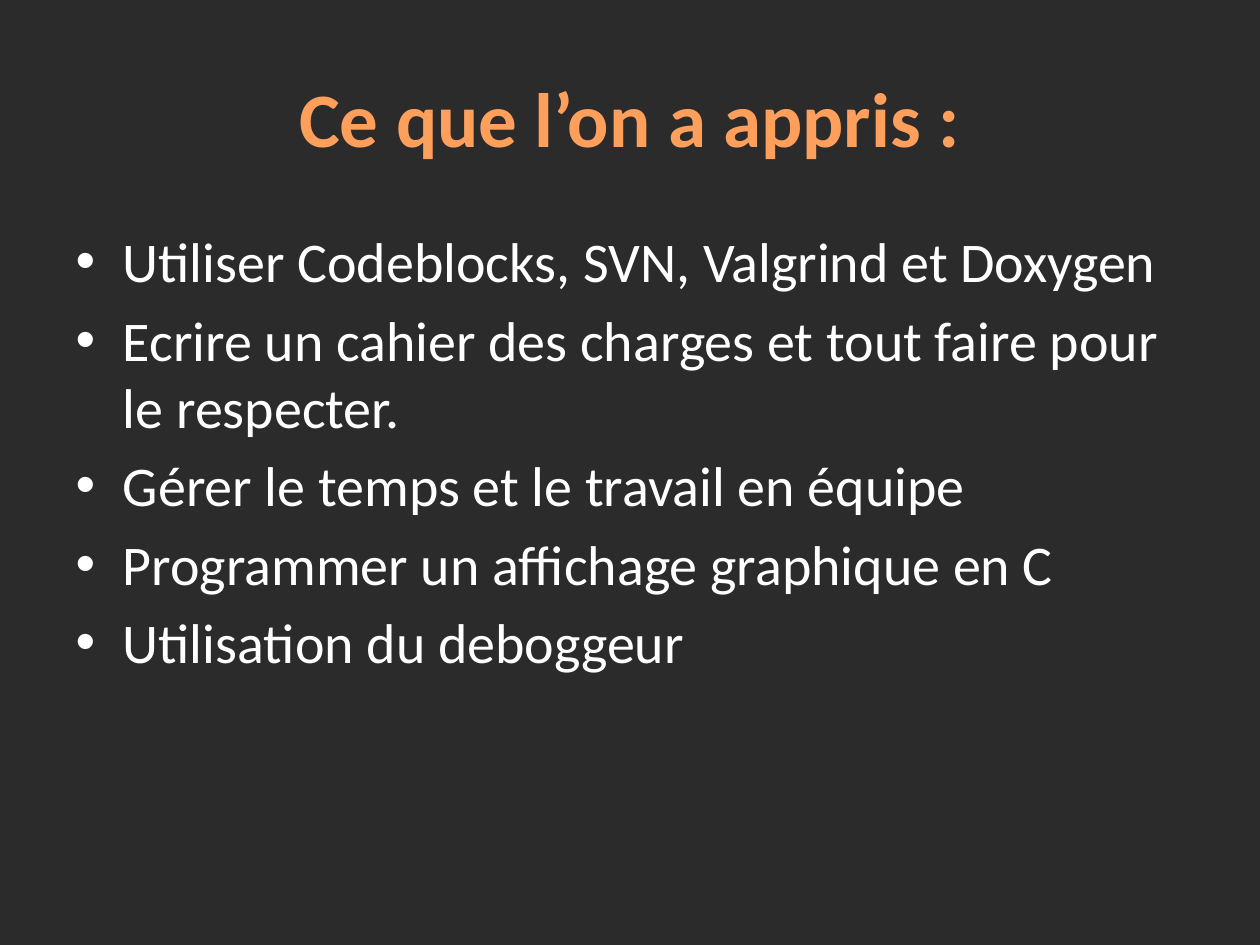
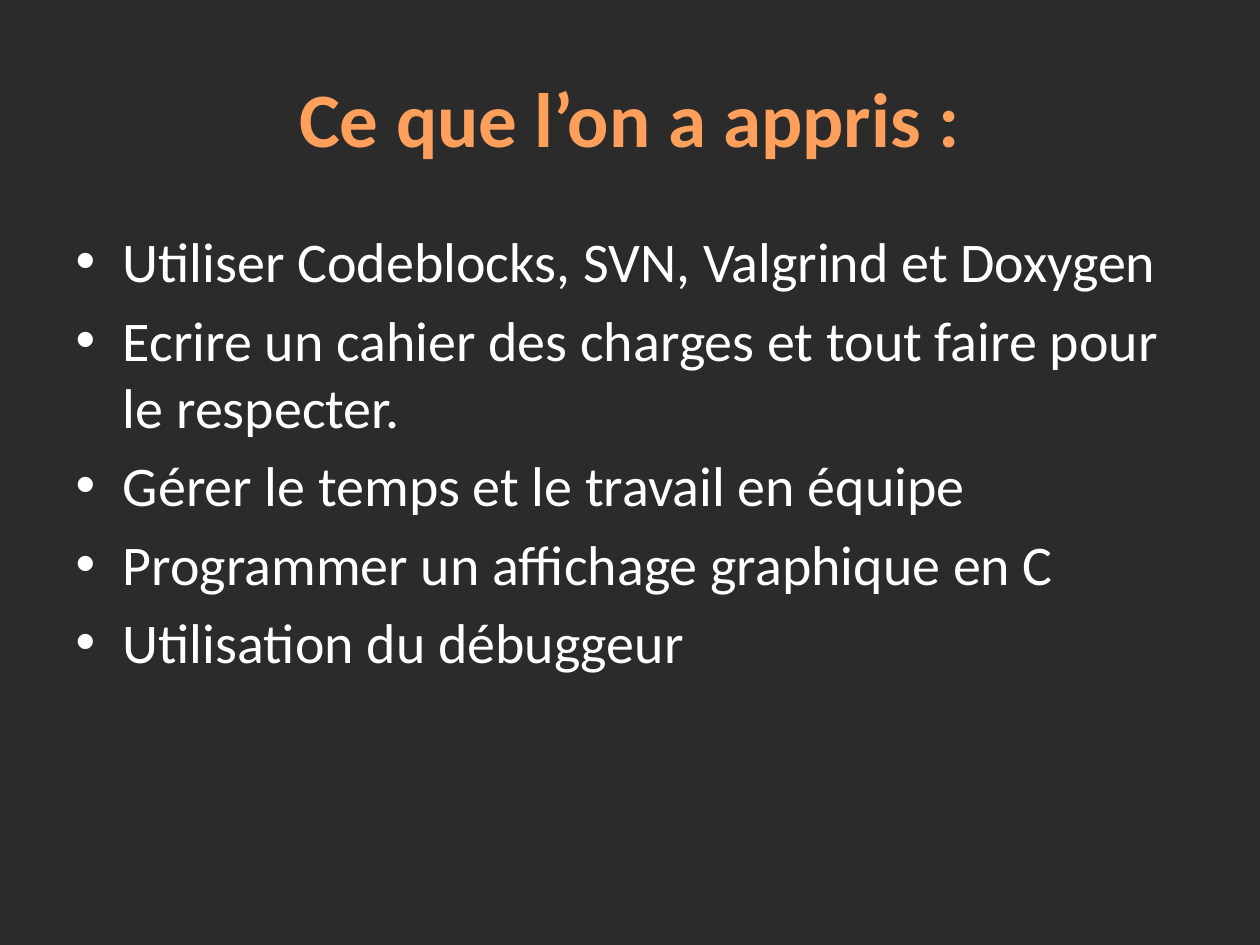
Before and after one commit to winbill/lifesevenpoker, a slide deck: slide 23 of Annexes/Presentation.pptx. Drawn at 1260x945 pixels with LibreOffice and Linux fonts; fonts in the diff are those of the drawing; background and template pictures are left out; a plain dark background stands for a picture behind light text. Boxes give left, top, right and bottom in pixels: in the first picture for what was removed or moved away, otherwise in the second. Text is boxed around its words. In the diff, an @@ line names an element or a change of style, - is before the commit and + after.

```diff
--- a/Annexes/Presentation.pptx
+++ b/Annexes/Presentation.pptx
@@ text at <box>123,624,684,673</box>: text changed @@
-• Utilisation du deboggeur
+• Utilisation du débuggeur
```
Also in this commit, not shown: 3 other slides changed.
